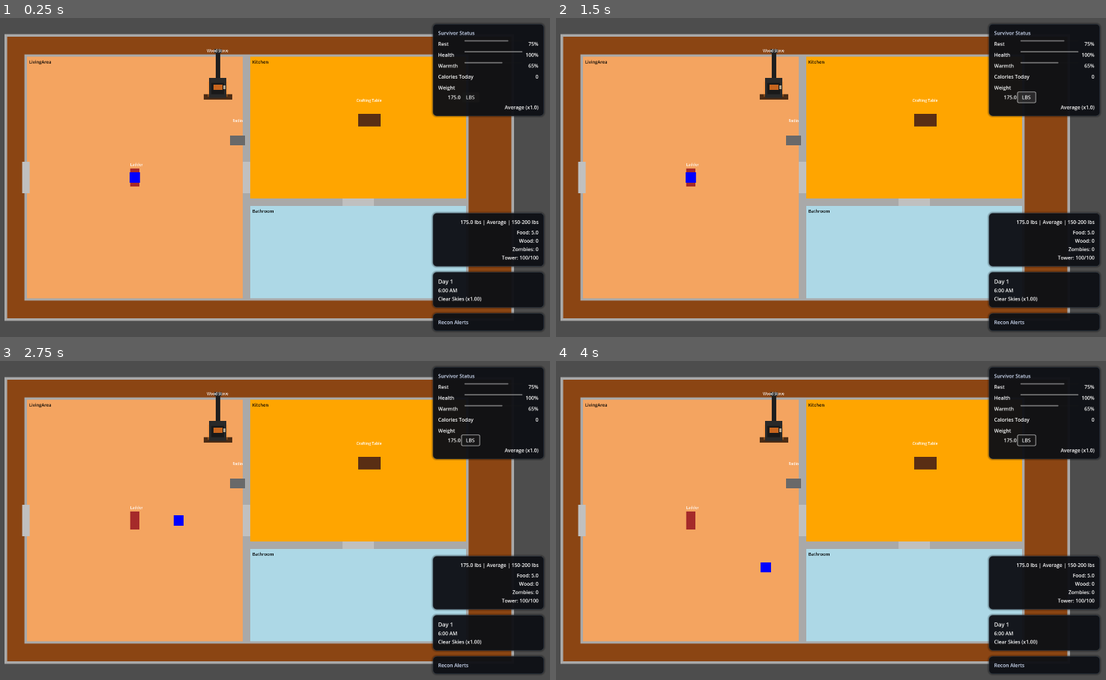
Above: before the commit, frames 1-4 (two rows, left to right).
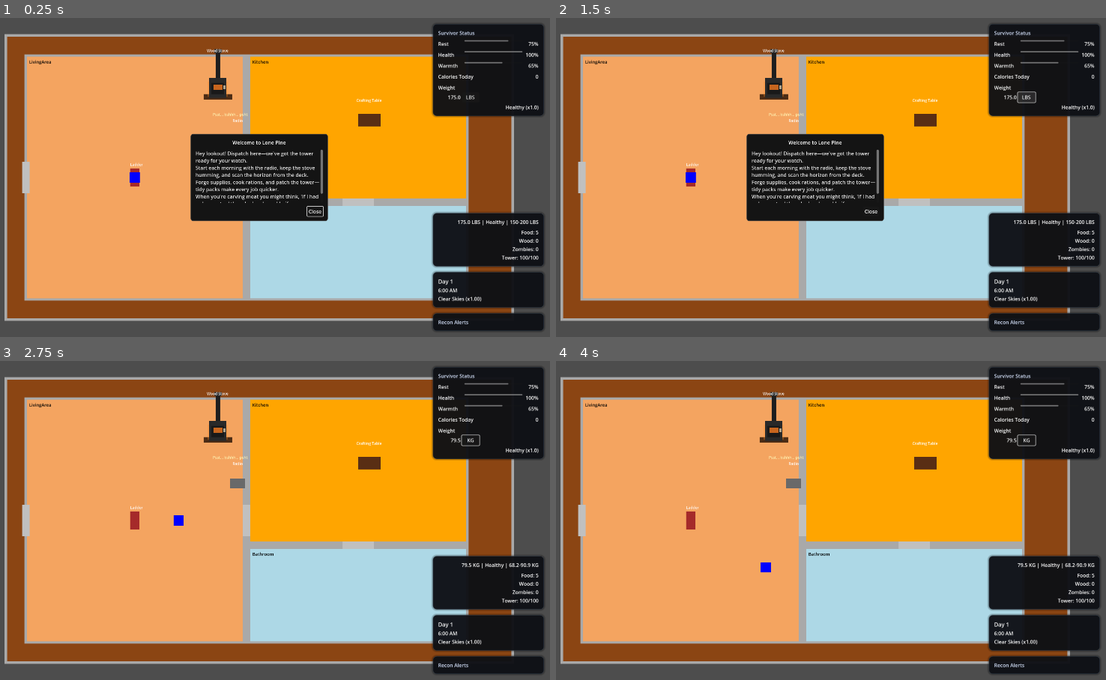
Above: after the commit, the same moments.

Repository: nexus382/firetower-game
Game: Godot game, scene res://scenes/Main.tscn
Two runs of this game, one before a commit and one after it. Both use one fixed random seed, a clock stepped at 60 frames per second and the inputs below.
Inputs (mouse positions are in pixels of both pictures, inside the frame that each line leads up to):
- Up to frame 1 (0.25 s): no input
- Up to frame 2 (1.5 s): click "LBS" at 0.5 s; click "LBS" (after the commit: "KG") at 1.25 s
- Up to frame 3 (2.75 s): tap Enter at 2 s; move the mouse to (390, 504) at 2.02 s; hold D (move_right) from 2.03 s (still down); hold E (interact) from 2.03 s (still down)
- Up to frame 4 (4 s): move the mouse to (693, 536) at 2.77 s; release D (move_right) at 2.78 s; release E (interact) at 2.78 s; hold S (move_down) 2.78-3.53 s; tap E (interact) at 2.85 s; move the mouse to (875, 447) at 3.52 s; hold D (move_right) from 3.53 s (still down); hold E (interact) from 3.53 s (still down)

The runs differ from the first frame. In frame 1, 7.1% of the frame differs, in the area x 34-98%, y 27-68%; in frame 2, 7.1%; in frame 3, 0.2%; in frame 4, 0.2%.
Error before the commit: Parse Error: Function "_get_pending_game_food_units()" not found in base self. (res://scripts/GameManager.gd:1332)

Commit message:
Order pending game helpers before stock accessor

Diff:
--- a/scripts/GameManager.gd
+++ b/scripts/GameManager.gd
@@ -1315,6 +1315,53 @@
 func get_hunt_animals() -> Array:
     return HUNT_ANIMAL_TABLE.duplicate(true)
 
+func _get_pending_game_food_units() -> float:
+    """Summarize all pending game in food units for quick UI access."""
+    var total: float = 0.0
+    for value in _pending_game_food.values():
+        total += float(value)
+    return max(total, 0.0)
+
+func _add_pending_game_food(animal_id: String, food_units: float) -> void:
+    """Track field-dressed meat until the player processes it."""
+    var key = animal_id.to_lower()
+    var amount = max(food_units, 0.0)
+    if key.is_empty() or amount <= 0.0:
+        return
+    var existing = float(_pending_game_food.get(key, 0.0))
+    _pending_game_food[key] = max(existing + amount, 0.0)
+
+func _consume_pending_game_food(amount: float) -> void:
+    """Reduce pending meat stock as it is butchered or cooked."""
+    var remaining = max(amount, 0.0)
+    if remaining <= 0.0 or _pending_game_food.is_empty():
+        return
+
+    var keys: Array = []
+    for key in _pending_game_food.keys():
+        keys.append(String(key))
+    keys.sort()
+
+    var changed: bool = false
+    for key in keys:
+        if remaining <= 0.0:
+            break
+        var stored = float(_pending_game_food.get(key, 0.0))
+        if stored <= 0.0:
+            _pending_game_food.erase(key)
+            continue
+        var consumed = min(stored, remaining)
+        var updated = stored - consumed
+        remaining -= consumed
+        changed = true
+        if updated <= 0.0005:
+            _pending_game_food.erase(key)
+        else:
+            _pending_game_food[key] = updated
+
+    if changed:
+        _emit_hunt_stock_changed()
+
 func get_pending_game_stock() -> Dictionary:
     var animals: Dictionary = {}
     for key in _pending_game_food.keys():
@@ -2889,6 +2936,52 @@
         print("🎯 Hunt success: %s" % result)
 
     return result
+
+func _roll_hunt_animal() -> Dictionary:
+    """Resolve a single hunting shot into a specific animal or a miss."""
+    if _rng == null:
+        return {}
+
+    var candidates: Array = []
+    for entry in HUNT_ANIMAL_TABLE:
+        if typeof(entry) != TYPE_DICTIONARY:
+            continue
+        var chance = max(float(entry.get("chance", 0.0)), 0.0)
+        if chance <= 0.0:
+            continue
+        var snapshot = entry.duplicate(true)
+        snapshot["chance"] = clamp(chance, 0.0, 1.0)
+        candidates.append(snapshot)
+
+    if candidates.is_empty():
+        return {}
+
+    for index in range(candidates.size()):
+        var swap_index = _rng.randi_range(index, candidates.size() - 1)
+        var temp = candidates[index]
+        candidates[index] = candidates[swap_index]
+        candidates[swap_index] = temp
+
+    for entry in candidates:
+        var roll = _rng.randf()
+        var chance = float(entry.get("chance", 0.0))
+        if roll >= chance:
+            continue
+        var animal_id = String(entry.get("id", "")).to_lower()
+        if animal_id.is_empty():
+            return {}
+        var food_units = float(entry.get("food_units", HUNT_ANIMAL_BASES.get(animal_id, 0.0)))
+        var label = entry.get("label", HUNT_ANIMAL_LABELS.get(animal_id, animal_id.capitalize()))
+        return {
+            "id": animal_id,
+            "label": label,
+            "food_units": max(food_units, 0.0),
+            "chance": chance,
+            "roll": roll,
+            "source": "hunt"
+        }
+
+    return {}
 
 func perform_butcher_and_cook() -> Dictionary:
     var prep = _prepare_game_processing("butcher", true)
@@ -4308,6 +4401,29 @@
         entry["minutes_buffer"] = buffer
     if changed or minutes >= 60 or rolled_over:
         _rebuild_snare_state()
+
+func _choose_snare_animal() -> Dictionary:
+    """Pick a small-game catch for snares using shared hunt tables."""
+    if _rng == null:
+        return {}
+    var options: Array = []
+    for id_value in SNARE_ANIMAL_IDS:
+        var key = String(id_value).to_lower()
+        if key.is_empty():
+            continue
+        options.append(key)
+    if options.is_empty():
+        return {}
+    var index = _rng.randi_range(0, options.size() - 1)
+    var animal_id = options[index]
+    var label = HUNT_ANIMAL_LABELS.get(animal_id, animal_id.capitalize())
+    var food_units = float(HUNT_ANIMAL_BASES.get(animal_id, 1.0))
+    return {
+        "id": animal_id,
+        "label": label,
+        "food_units": max(food_units, 0.0),
+        "source": "snare"
+    }
 
 func _resolve_meal_portion(portion_key: String) -> Dictionary:
     var key = portion_key.to_lower()
